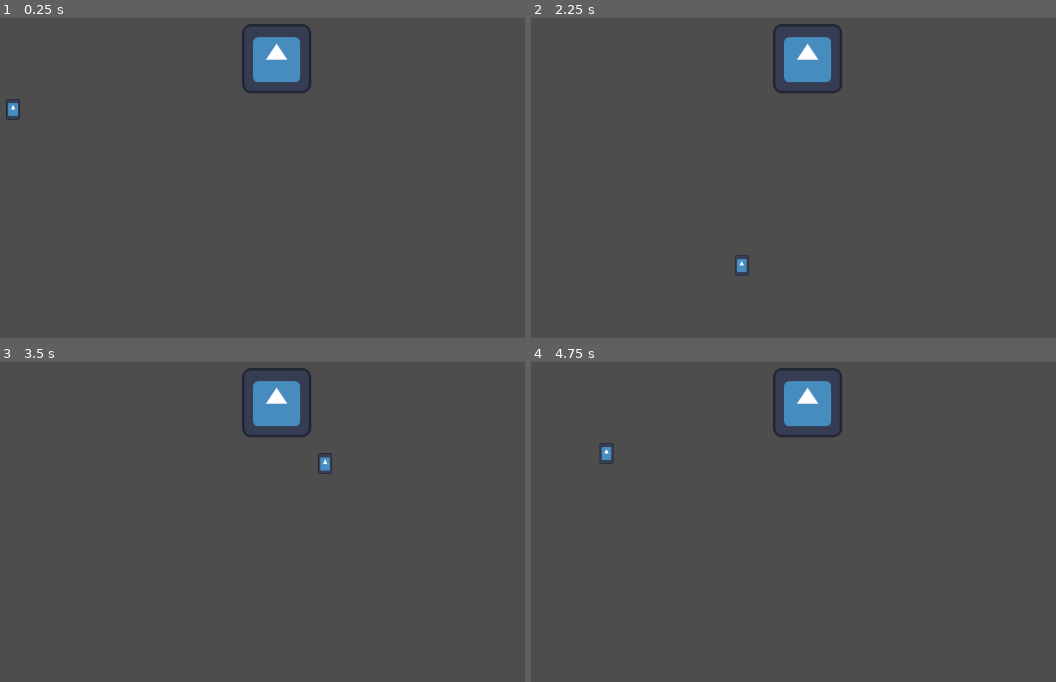
Above: before the commit, frames 1-4 (two rows, left to right).
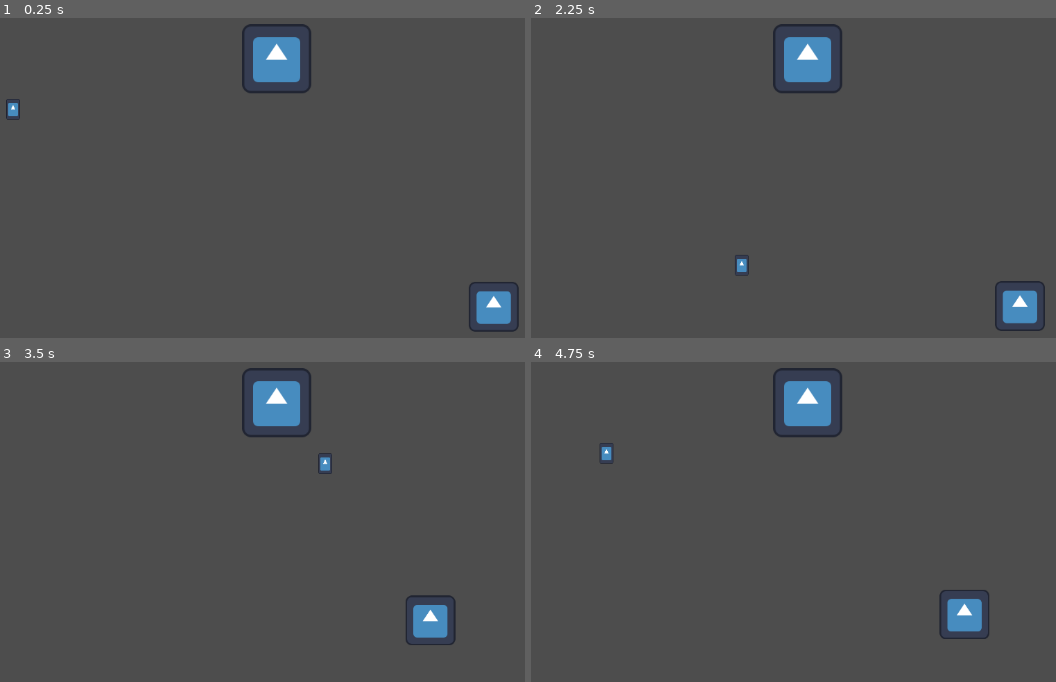
Above: after the commit, the same moments.

Repository: CplCanuck/mru-hacks-2025
Game: Godot game, scene res://Scenes/player_test.tscn
Same seed, same stepped clock (60 frames per second), same inputs: the game is played once before the commit and once after it. The engine's default icon, where the game draws it, is replaced by a stand-in: a white triangle on a blue panel in a dark square.
Inputs:
- Up to frame 1 (0.25 s): no input
- Up to frame 2 (2.25 s): tap Enter at 0.5 s; hold D (right) 0.53-1.28 s; tap E (interact) at 0.6, 1.35, 2.1 s; tap Space (ui_select) at 0.77, 1.52 s; hold S (down) 1.28-2.03 s; hold D (right) from 2.03 s (still down)
- Up to frame 3 (3.5 s): release D (right) at 2.78 s; hold W (up) from 2.78 s (still down); tap E (interact) at 2.85 s; tap Space (ui_select) at 3.02 s
- Up to frame 4 (4.75 s): release W (up) at 3.53 s; hold A (left) from 3.53 s (still down); tap E (interact) at 3.6, 4.35 s; tap Space (ui_select) at 3.77, 4.52 s

The runs differ from the first frame. In frame 1, 0.9% of the frame differs, in the area x 89-99%, y 82-99%; in frame 2, 0.9%; in frame 3, 0.9%; in frame 4, 0.9%.

Commit message:
Add enemy chain restriction

Diff:
--- /dev/null
+++ b/Components/attack.gd
@@ -0,0 +1,5 @@
+class_name Attack
+
+var damage : int
+var knockback : int
+var knockback_dir : Vector2
--- /dev/null
+++ b/Components/hurtbox_component.gd
@@ -0,0 +1,17 @@
+extends Area2D
+
+## Also a health component
+@export var health : int = 0
+@export var take_knockback : bool = true
+
+signal health_depleted
+# NOTE : Could have enemies recover from their vulnerable state too, but eh.
+
+func damage(attack : Attack):
+	health -= attack.damage
+	if health <= 0 :
+		health_depleted.emit()
+
+	if take_knockback :
+		# TODO
+		pass
--- /dev/null
+++ b/Components/hurtbox_component.tscn
@@ -0,0 +1,6 @@
+[gd_scene load_steps=2 format=3 uid="uid://dvbiox115bl33"]
+
+[ext_resource type="Script" uid="uid://bveloae4ba3js" path="res://Components/hurtbox_component.gd" id="1_vdah3"]
+
+[node name="HurtboxComponent" type="Area2D"]
+script = ExtResource("1_vdah3")
--- /dev/null
+++ b/Enemies/base_enemy.gd
@@ -0,0 +1,68 @@
+extends CharacterBody2D
+class_name Enemy
+
+
+@export var move_speed : int
+
+## Position of the parent, won't move far from this.
+# put here to have most of the controll here rather than at the post with a ton of signals or calls
+var post_position : Vector2
+## The max distance the enemy is allowed to go to
+@export var max_range : int = 100
+
+## The length of the chain.
+## Should be longer than enemy_max_range so it always droops a bit.
+@export var chain_length : int = 120
+
+var player_node : Node2D
+var chase_position : Vector2 = global_position
+
+@onready var nav_agent: NavigationAgent2D = $NavigationAgent2D
+
+
+# TODO unsure how to manage behaviour.
+# maybe should have things defined in resources ?? idk
+
+# for a simple state machine
+enum {
+	IDLE,
+	CHASE
+}
+
+var state := IDLE
+
+func _process(delta: float) -> void:
+	print(state)
+	match state :
+		IDLE :
+			idle_action()
+		CHASE :
+			chase_action(delta)
+
+	if global_position.distance_to(post_position) < max_range :
+
+		# would prob be simpler to do this at the parent.
+		pass
+
+
+func idle_action():
+	# TODO detect player
+	pass
+
+func chase_action(delta):
+
+	chase_position = player_node.global_position
+	nav_agent.target_position = chase_position
+	velocity = global_position.direction_to(nav_agent.get_next_path_position()) * move_speed * delta
+	nav_agent.get_next_path_position()
+
+	move_and_slide()
+
+	pass
+
+
+func _on_player_detector_body_entered(body: Node2D) -> void:
+	if body is Player:
+		player_node = body
+		state = CHASE
+	pass # Replace with function body.
--- /dev/null
+++ b/Enemies/base_enemy.tscn
@@ -0,0 +1,52 @@
+[gd_scene load_steps=8 format=3 uid="uid://y5lm63ohq5yv"]
+
+[ext_resource type="Script" uid="uid://lv1wot7uamaq" path="res://Enemies/base_enemy.gd" id="1_dq6ge"]
+[ext_resource type="PackedScene" uid="uid://dvbiox115bl33" path="res://Components/hurtbox_component.tscn" id="2_hrovn"]
+[ext_resource type="Texture2D" uid="uid://ntj3glpu218v" path="res://icon.svg" id="3_dqv1m"]
+
+[sub_resource type="RectangleShape2D" id="RectangleShape2D_dq6ge"]
+size = Vector2(167, 163)
+
+[sub_resource type="SpriteFrames" id="SpriteFrames_c2aey"]
+animations = [{
+"frames": [{
+"duration": 1.0,
+"texture": ExtResource("3_dqv1m")
+}],
+"loop": true,
+"name": &"default",
+"speed": 5.0
+}]
+
+[sub_resource type="CircleShape2D" id="CircleShape2D_dq6ge"]
+radius = 773.0414
+
+[sub_resource type="RectangleShape2D" id="RectangleShape2D_hrovn"]
+size = Vector2(120, 124)
+
+[node name="BaseEnemy" type="CharacterBody2D"]
+motion_mode = 1
+script = ExtResource("1_dq6ge")
+move_speed = 5000
+
+[node name="HurtboxComponent" parent="." instance=ExtResource("2_hrovn")]
+
+[node name="CollisionShape2D" type="CollisionShape2D" parent="HurtboxComponent"]
+position = Vector2(0.5, -0.5)
+shape = SubResource("RectangleShape2D_dq6ge")
+
+[node name="AnimatedSprite2D" type="AnimatedSprite2D" parent="."]
+sprite_frames = SubResource("SpriteFrames_c2aey")
+
+[node name="player_detector" type="Area2D" parent="."]
+
+[node name="CollisionShape2D" type="CollisionShape2D" parent="player_detector"]
+shape = SubResource("CircleShape2D_dq6ge")
+
+[node name="CollisionShape2D" type="CollisionShape2D" parent="."]
+position = Vector2(-1, 1)
+shape = SubResource("RectangleShape2D_hrovn")
+
+[node name="NavigationAgent2D" type="NavigationAgent2D" parent="."]
+
+[connection signal="body_entered" from="player_detector" to="." method="_on_player_detector_body_entered"]
--- /dev/null
+++ b/Enemies/enemy_chain.gd
@@ -0,0 +1,36 @@
+extends Node2D
+
+"""
+The base point to which enemies are attached to.
+Should be the parent.
+"""
+
+
+# TODO make this a chain, currently just a line.
+
+
+
+## The max distance the enemy is allowed to go to
+@export var enemy_max_range : int = 100
+
+## The length of the chain.
+## Should be longer than enemy_max_range so it always droops a bit.
+@export var chain_length : int = 120
+
+func _ready() -> void:
+	for child in get_children():
+		if child is Enemy :
+			pass
+			#child.post_position = global_position
+	pass
+
+
+func _physics_process(delta: float) -> void:
+	for child in get_children():
+		if child is Enemy :
+			# NOTE maybe move this to the enemy??
+			if Vector2.ZERO.distance_to(child.position) > enemy_max_range :
+				child.position = child.position.normalized() * enemy_max_range
+
+			pass
+	pass
--- /dev/null
+++ b/Enemies/enemy_chain.tscn
@@ -0,0 +1,10 @@
+[gd_scene load_steps=2 format=3 uid="uid://m50tlqmjxlga"]
+
+[ext_resource type="Script" uid="uid://cmhqosuiq1pka" path="res://Enemies/enemy_chain.gd" id="1_w1ygi"]
+
+[node name="EnemyChain" type="Node2D"]
+script = ExtResource("1_w1ygi")
+
+[node name="Line2D" type="Line2D" parent="."]
+points = PackedVector2Array(0, 0, 0, 0)
+default_color = Color(0.3764706, 1, 0.39215687, 1)
--- a/Scenes/player.gd
+++ b/Scenes/player.gd
@@ -1,5 +1,5 @@
 extends CharacterBody2D
-
+class_name Player
 
 const SPEED = 300.0
 const JUMP_VELOCITY = -400.0
--- a/Scenes/player_test.tscn
+++ b/Scenes/player_test.tscn
@@ -1,8 +1,15 @@
-[gd_scene load_steps=4 format=3 uid="uid://x1tc55goikvx"]
+[gd_scene load_steps=7 format=3 uid="uid://x1tc55goikvx"]
 
 [ext_resource type="PackedScene" uid="uid://b0g05sv23vr6u" path="res://Scenes/player.tscn" id="1_xjjte"]
 [ext_resource type="PackedScene" uid="uid://byjmdu6hnqlpd" path="res://Elements/Gravestone.tscn" id="2_acvas"]
 [ext_resource type="PackedScene" uid="uid://bm3btevr6lisi" path="res://UI/DialogueBox.tscn" id="3_pm723"]
+[ext_resource type="PackedScene" uid="uid://y5lm63ohq5yv" path="res://Enemies/base_enemy.tscn" id="4_70u62"]
+[ext_resource type="PackedScene" uid="uid://m50tlqmjxlga" path="res://Enemies/enemy_chain.tscn" id="4_yi8xp"]
+
+[sub_resource type="NavigationPolygon" id="NavigationPolygon_70u62"]
+vertices = PackedVector2Array(1152.2734, 8.96875, 1170.7031, 651.8672, 9.9609375, 638.1094, 8.03125, 6.0234375)
+polygons = Array[PackedInt32Array]([PackedInt32Array(0, 1, 2, 3)])
+outlines = Array[PackedVector2Array]([PackedVector2Array(0, 648, -2, -4, 1162, -1, 1181, 662)])
 
 [node name="PlayerTest" type="Node2D"]
 
@@ -16,3 +23,12 @@
 [node name="CanvasLayer" type="CanvasLayer" parent="."]
 
 [node name="DialogueBox" parent="CanvasLayer" instance=ExtResource("3_pm723")]
+
+[node name="NavigationRegion2D" type="NavigationRegion2D" parent="."]
+navigation_polygon = SubResource("NavigationPolygon_70u62")
+
+[node name="EnemyChain" parent="." instance=ExtResource("4_yi8xp")]
+position = Vector2(993, 499)
+
+[node name="BaseEnemy" parent="EnemyChain" instance=ExtResource("4_70u62")]
+scale = Vector2(0.56, 0.56)
Not shown, added: Components/attack.gd.uid
Not shown, added: Components/hurtbox_component.gd.uid
Not shown, added: Enemies/base_enemy.gd.uid
Not shown, added: Enemies/enemy_chain.gd.uid
